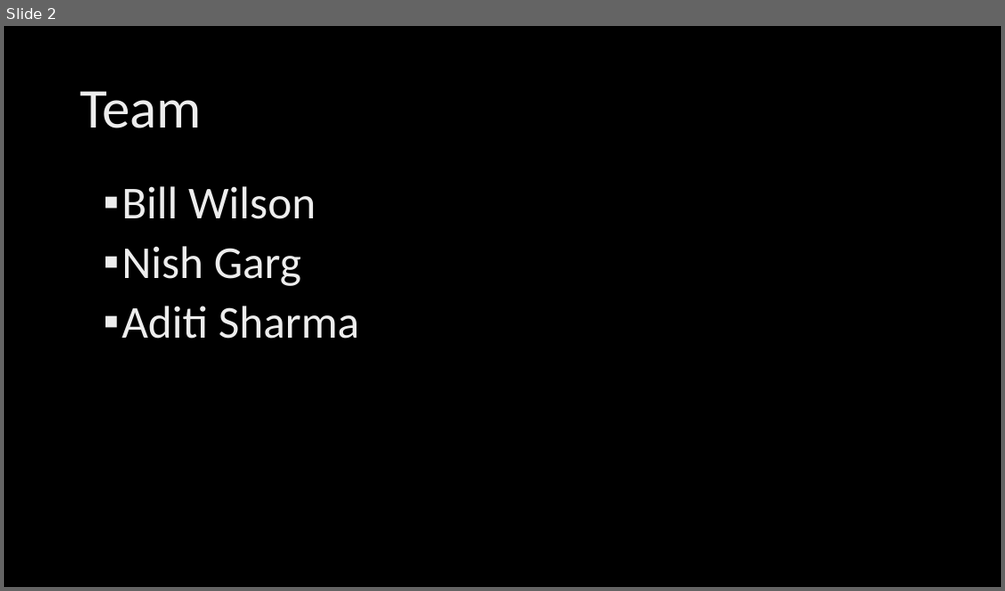
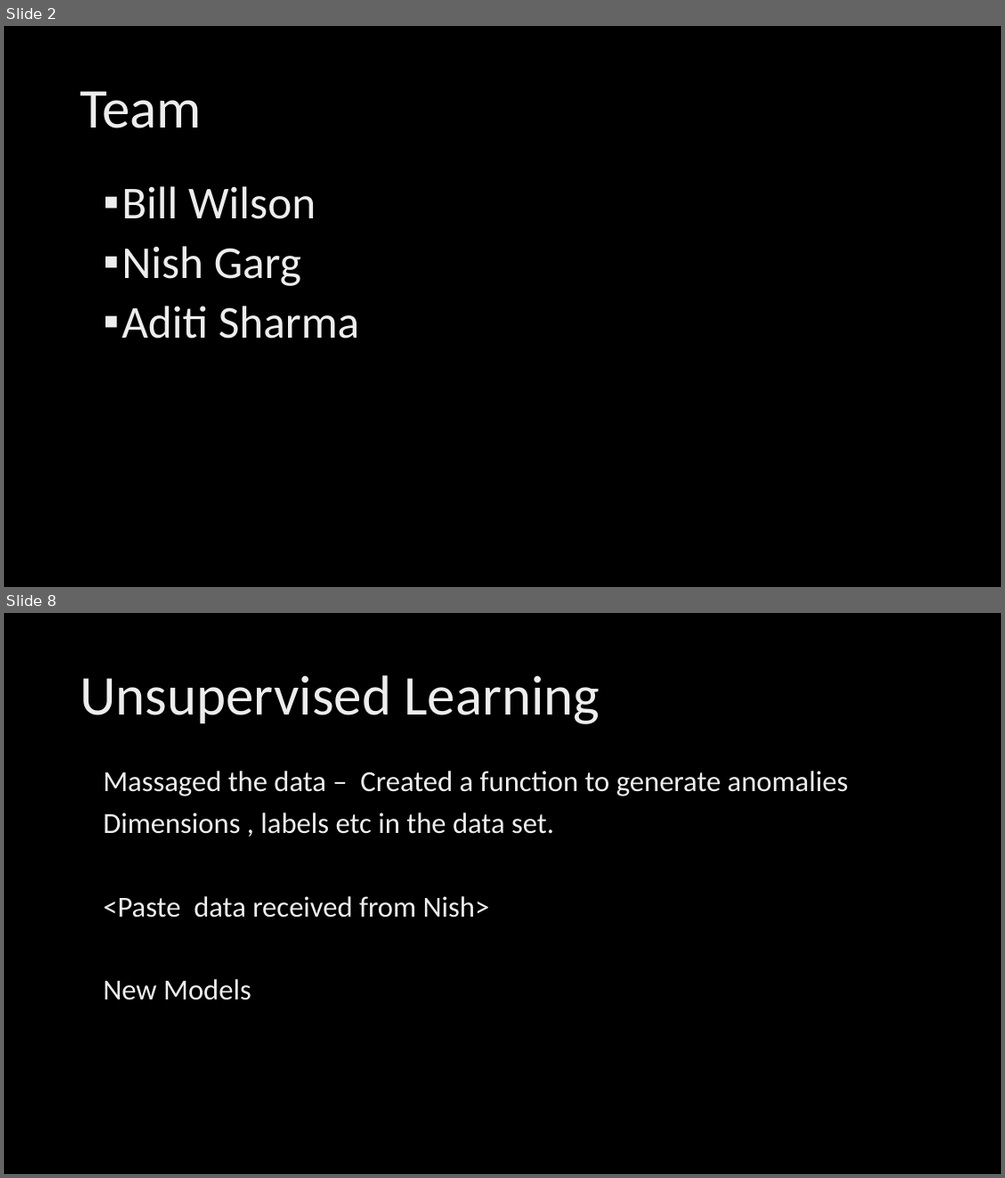
Before and after one commit to anomalydetect/anomalydetect, a slide deck: demo/Anomaly Detection.pptx. Shown one above the other, each under a label of ours: slide 2 before the commit, slides 2 and 8 after it; the slides between them are not shown. The pictures are 1005x591 and 1005x1178 pixels, drawn with LibreOffice and Linux fonts; fonts in the diff are those of the drawing; background and template pictures are left out. Boxes give left, top, right and bottom in pixels: in the first picture for what was removed or moved away, otherwise in the second. Text is boxed around its words. In the diff, an @@ line names an element or a change of style, - is before the commit and + after.

```diff
--- a/demo/Anomaly Detection.pptx
+++ b/demo/Anomaly Detection.pptx
@@ slide 8 added at box(4, 613, 1001, 1174), background picture (left out) @@
@@ title added at box(80, 675, 600, 724), 54 pt, text gradient #BFBFBF to #EDEDED to #FFFFFF @@
+Unsupervised Learning
@@ text added at box(103, 771, 849, 1000), 28 pt, text gradient #BFBFBF to #EDEDED to #FFFFFF @@
+Massaged the data – Created a function to generate anomalies
+Dimensions , labels etc in the data set.
+<Paste data received from Nish>
+New Models
```
Also in this commit, not shown: 3 slides changed, 5 other slides added, 1 slide removed.
